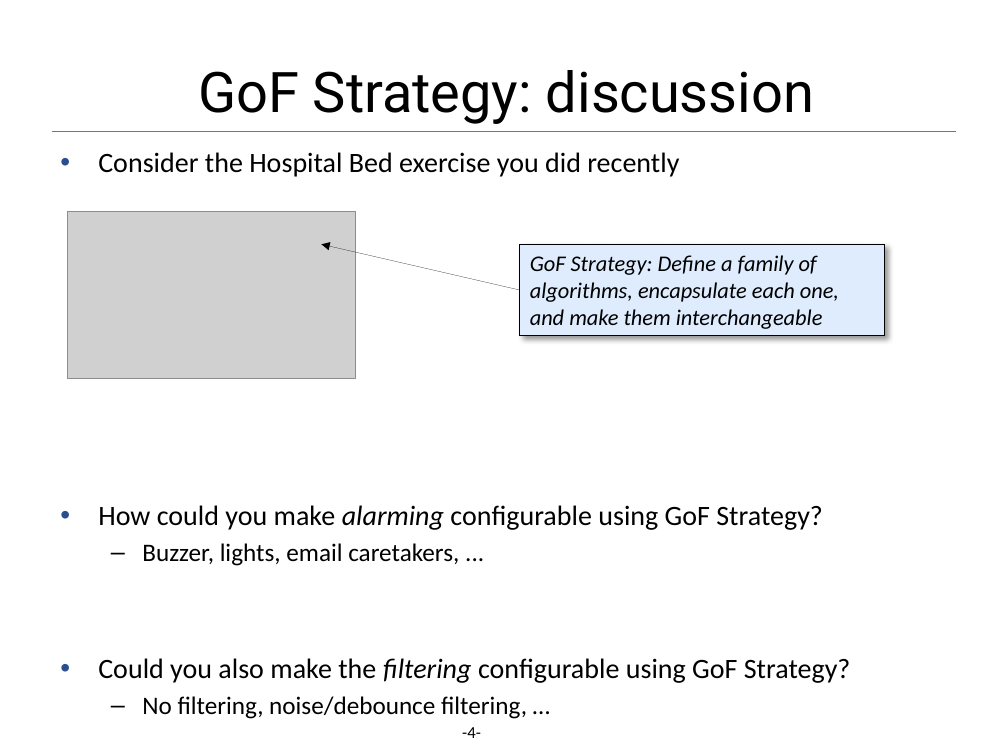
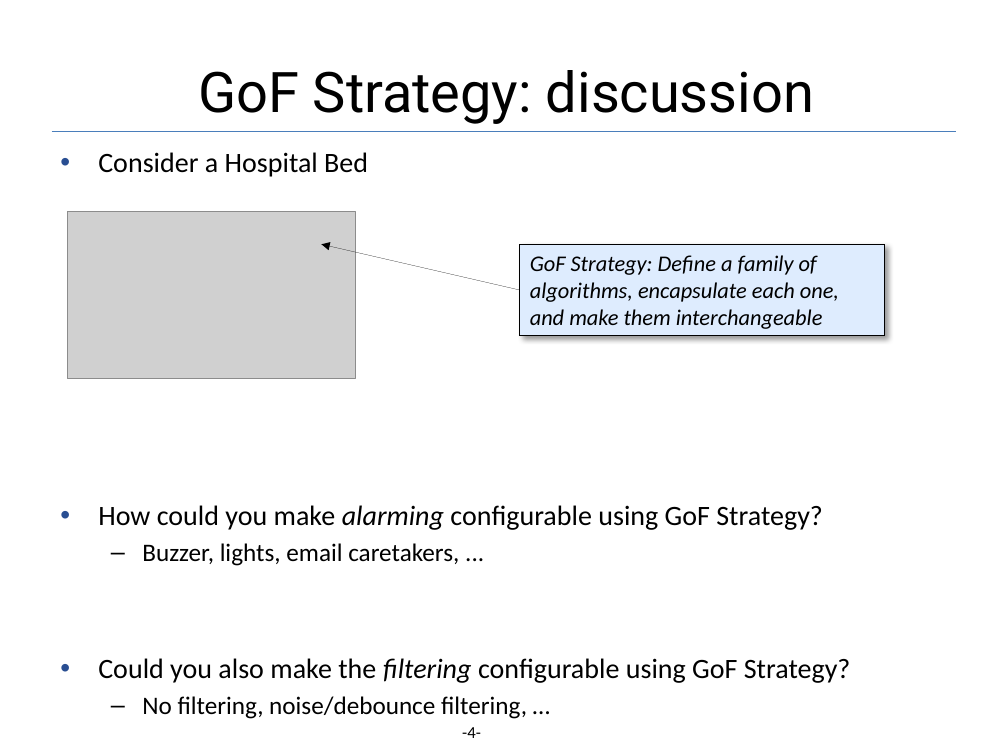
Before and after one commit to codesmurf/st3its3_teaching, a slide deck: slide 4 of 02 Strategy/Patterns - Strategy.pptx. Drawn at 1008x756 pixels with LibreOffice and Linux fonts; fonts in the diff are those of the drawing; grey boxes stand for pictures; background and template pictures are left out. Boxes give left, top, right and bottom in pixels: in the first picture for what was removed or moved away, otherwise in the second. Text is boxed around its words. In the diff, an @@ line names an element or a change of style, - is before the commit and + after.

```diff
--- a/02 Strategy/Patterns - Strategy.pptx
+++ b/02 Strategy/Patterns - Strategy.pptx
@@ text at [98,152,368,177]: text changed @@
-• Consider the Hospital Bed exercise you did recently
+• Consider a Hospital Bed
```
Also in this commit, not shown: 3 other files.
